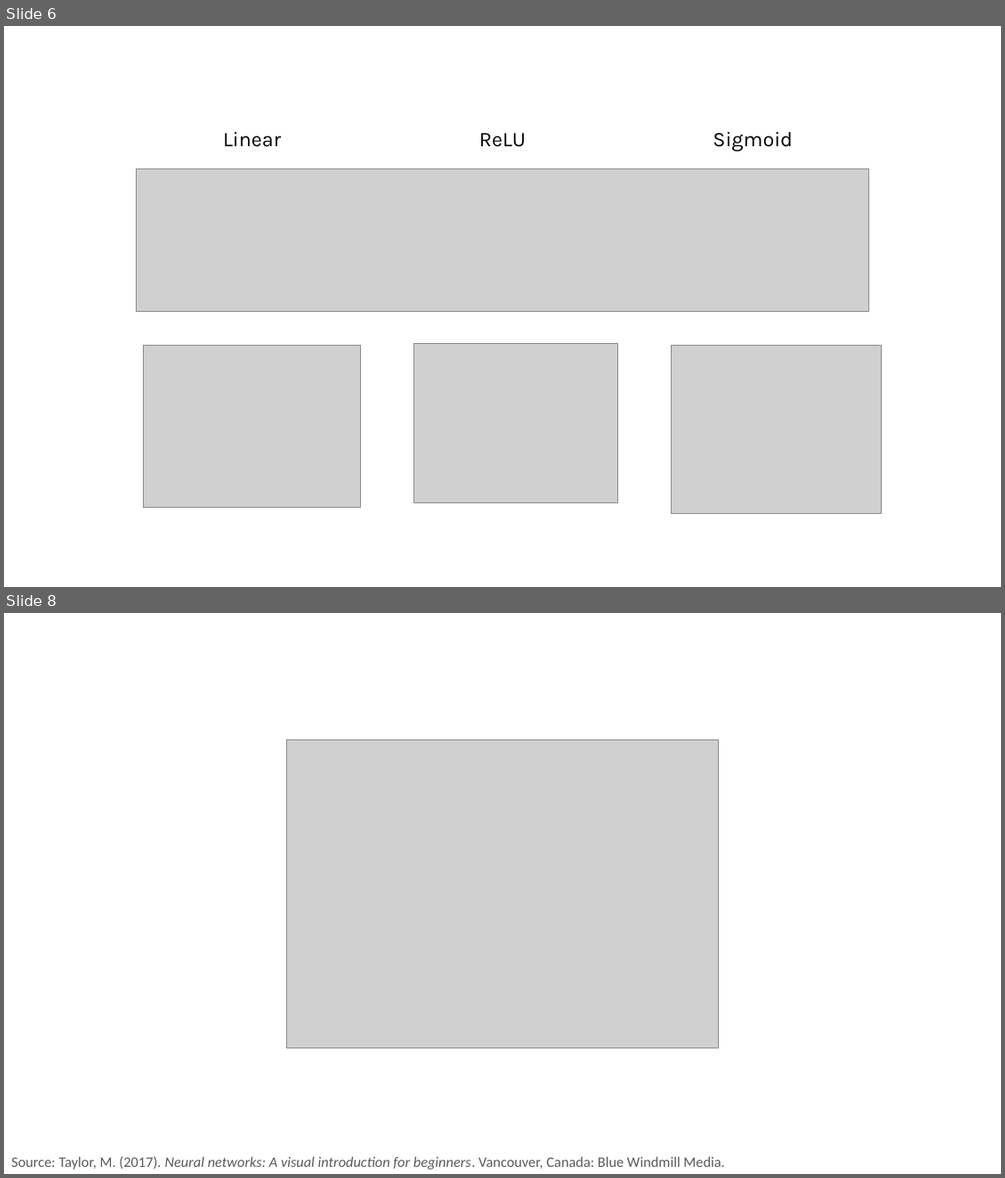
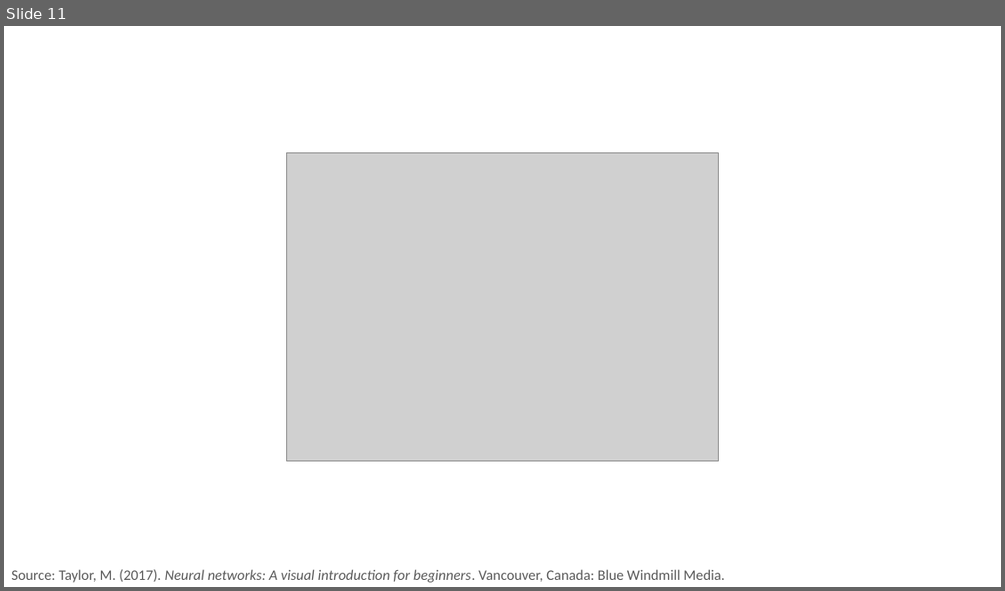
Before and after one commit to PracticumAI-Test/deep_learning, a slide deck: dl_neural_anatomy.pptx. Shown one above the other, each under a label of ours: slides 6 and 8 before the commit, slide 11 after it; the slides between them are not shown. The pictures are 1005x1178 and 1005x591 pixels, drawn with LibreOffice and Linux fonts; fonts in the diff are those of the drawing; grey boxes stand for pictures; background and template pictures are left out. Boxes give left, top, right and bottom in pixels: in the first picture for what was removed or moved away, otherwise in the second. Text is boxed around its words. In the diff, an @@ line names an element or a change of style, - is before the commit and + after.

```diff
--- a/dl_neural_anatomy.pptx
+++ b/dl_neural_anatomy.pptx
@@ slide 6 removed at bbox=[4, 26, 1001, 587], background #FFFFFF @@
@@ title removed at bbox=[223, 132, 281, 147] @@
-Linear
@@ text removed at bbox=[712, 132, 793, 151] @@
-Sigmoid
@@ text removed at bbox=[479, 133, 526, 147] @@
-ReLU
@@ picture removed at bbox=[137, 168, 868, 311] @@
@@ picture removed at bbox=[143, 345, 361, 507] @@
@@ picture removed at bbox=[413, 344, 618, 503] @@
@@ picture removed at bbox=[671, 345, 882, 513] @@
@@ what was slide 8 is now slide 11 @@
```
Also in this commit, not shown: 2 slides changed, 7 slides added, 5 other slides removed, 5 other files.
